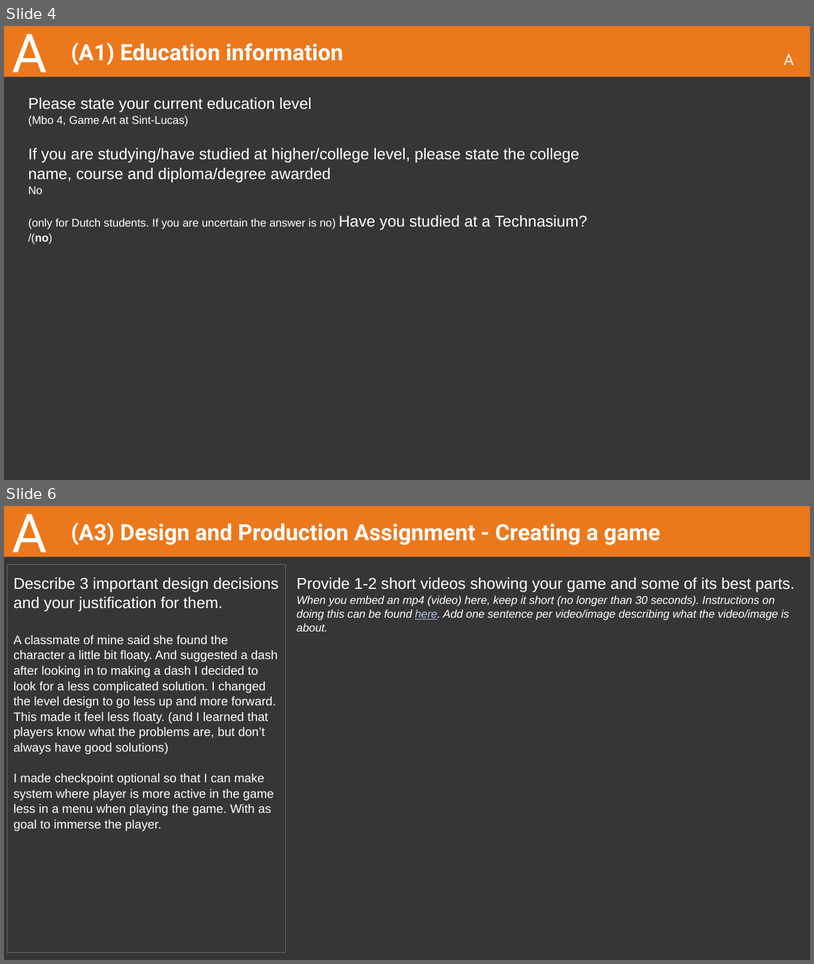
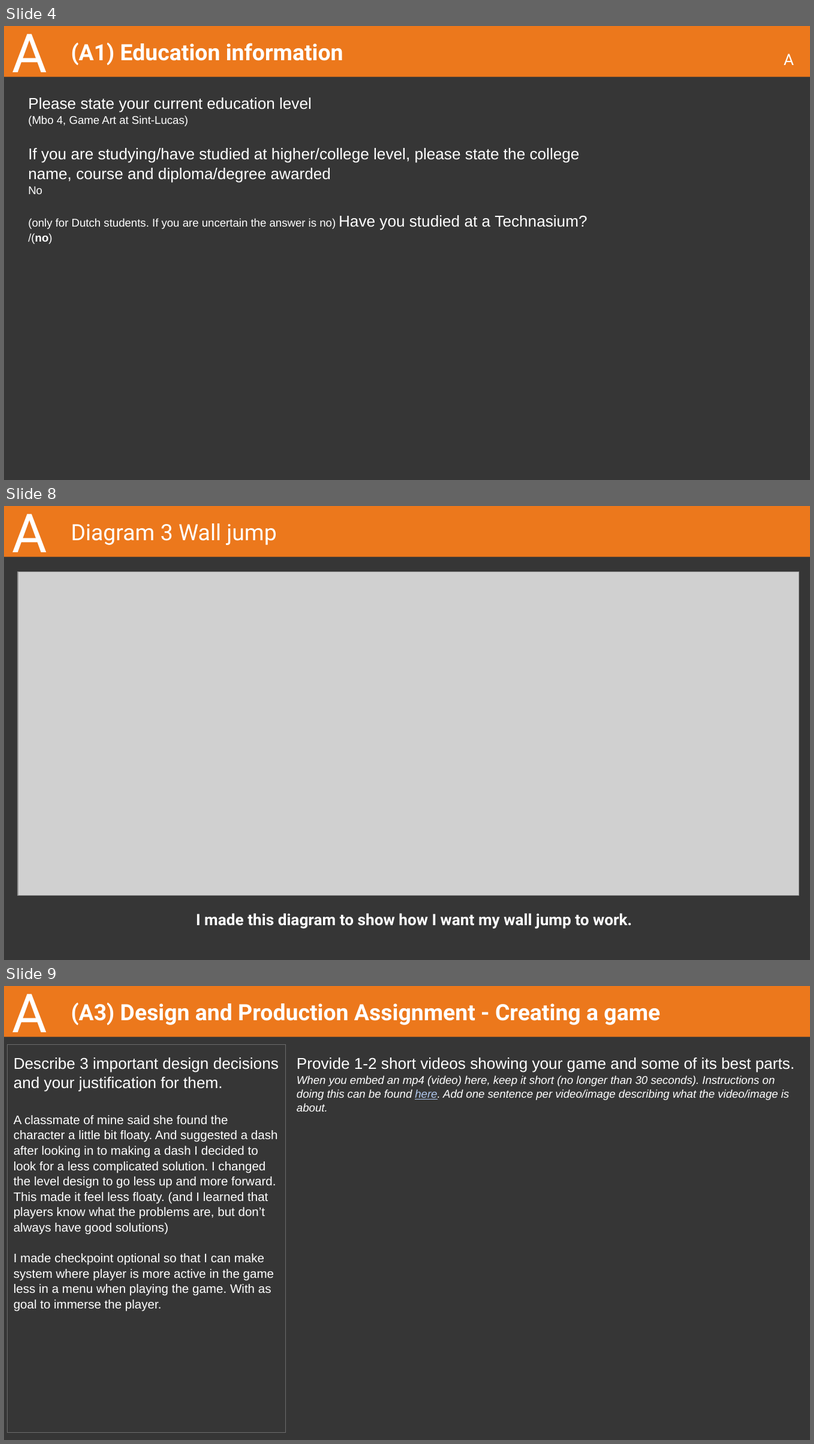
Before and after one commit to EyeOfFantasy/Buas-intake, a slide deck: 2023-24 CMGT Intake - Design and Production.pptx. Shown one above the other, each under a label of ours: slides 4 and 6 before the commit, slides 4, 8 and 9 after it; the slides between them are not shown. The pictures are 814x964 and 814x1444 pixels, drawn with LibreOffice and Linux fonts; fonts in the diff are those of the drawing; grey boxes stand for pictures. Boxes give left, top, right and bottom in pixels: in the first picture for what was removed or moved away, otherwise in the second. Text is boxed around its words. In the diff, an @@ line names an element or a change of style, - is before the commit and + after.

```diff
--- a/2023-24 CMGT Intake - Design and Production.pptx
+++ b/2023-24 CMGT Intake - Design and Production.pptx
@@ slide 8 added at bbox=[4, 506, 810, 960], background #363636; not listed: 1 template element that a slide beside it also shows @@
@@ title added at bbox=[12, 514, 47, 565], 48 pt, text #FFFFFF @@
+A
@@ title added at bbox=[71, 523, 276, 545], 20 pt, text #FFFFFF @@
+Diagram 3 Wall jump
@@ picture added at bbox=[18, 571, 799, 895] @@
@@ subtitle added at bbox=[196, 913, 632, 928], 14 pt, text #FFFFFF, bold @@
+I made this diagram to show how I want my wall jump to work.
@@ what was slide 6 is now slide 9 @@
```
Also in this commit, not shown: 1 slide changed, 2 other slides added, 9 other files.
